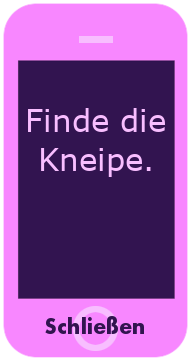
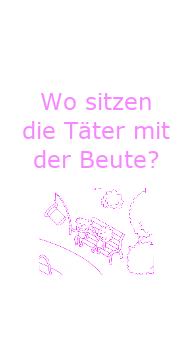
Layer changes from the first 191×360 image to the second:
removed layer "Schließen" over [45, 316, 144, 334]
added layer "fernando fishers" above "fernando hat fishing" over [23, 93, 170, 275]
renamed "Finde die Kneipe." to "fernando bar", hid it, painted on it over [28, 107, 166, 252]
renamed "iphone pink" to "phone", hid it, painted on it over [3, 3, 188, 358]
